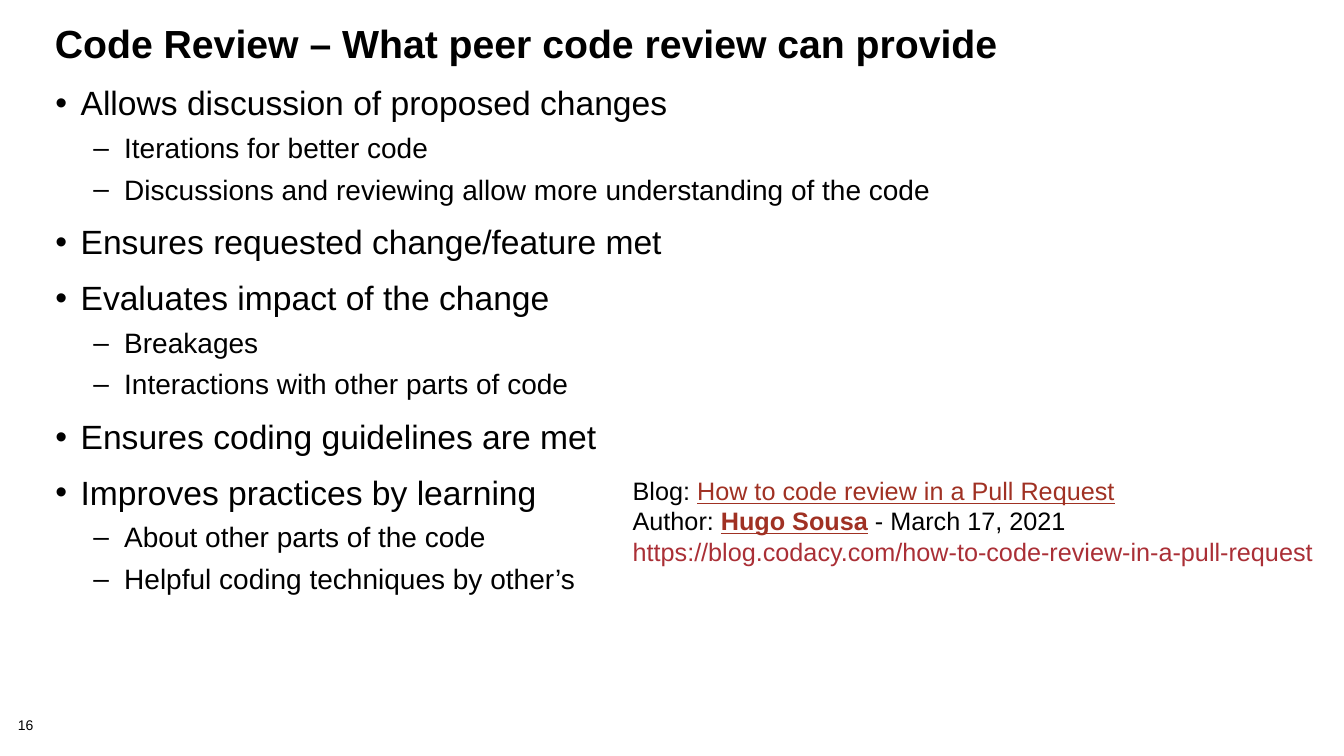
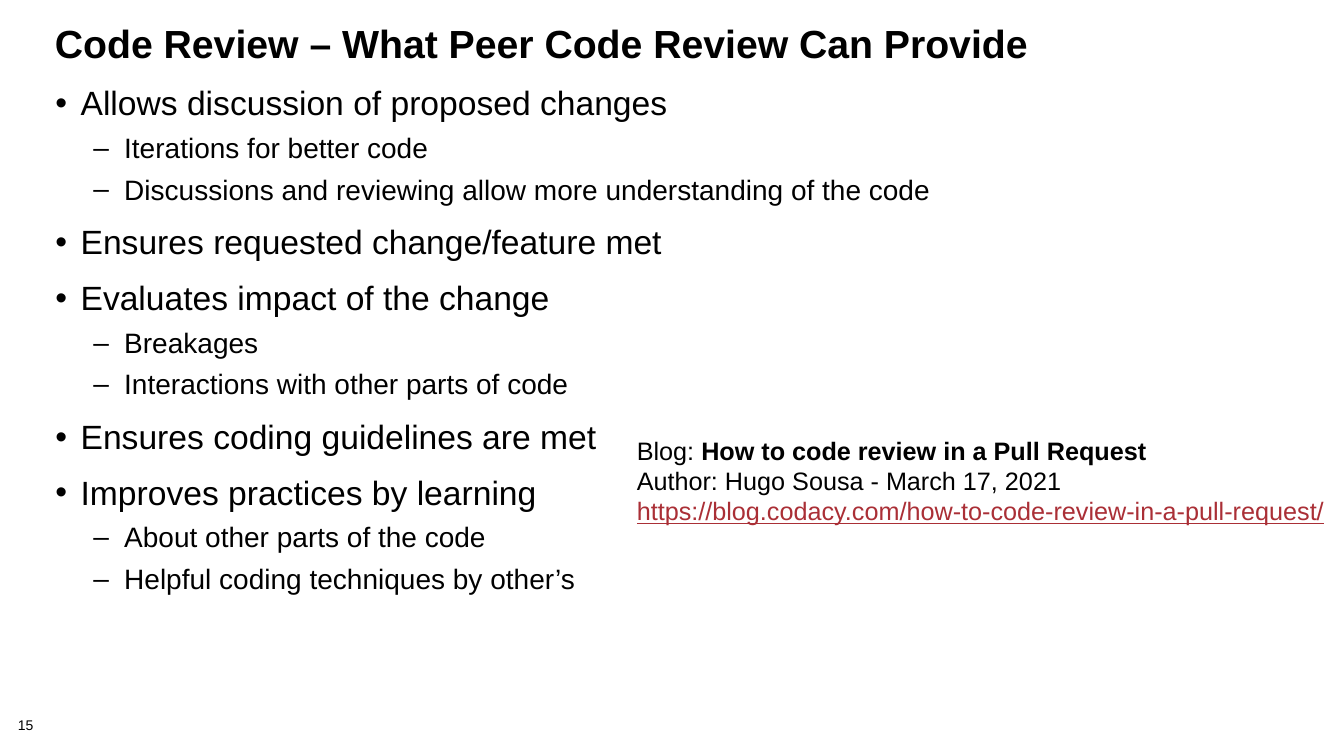
Before and after one commit to bssw-tutorial/presentations, a slide deck: slide 15 of git-workflows.pptx (slide 16 before the commit). Drawn at 1344x756 pixels with LibreOffice and Linux fonts; fonts in the diff are those of the drawing; background and template pictures are left out. Boxes give left, top, right and bottom in pixels: in the first picture for what was removed or moved away, otherwise in the second. Text is boxed around its words. In the diff, an @@ line names an element or a change of style, - is before the commit and + after.

Commit message:
Remove diversity slide and minor edits on code review slides

```diff
--- a/git-workflows.pptx
+++ b/git-workflows.pptx
@@ title at (x1=55, y1=29, x2=1028, y2=59): text changed @@
-Code Review – What peer code review can provide
+Code Review – What Peer Code Review Can Provide
@@ text "Blog: How to code review ..." moved from (x1=633, y1=481, x2=1313, y2=566) to (x1=637, y1=441, x2=1324, y2=526) @@
@@ text at (x1=637, y1=441, x2=1146, y2=496): text colour #A03123 to #000000, underline off in "How to code review in a Pull ...", "Hugo Sousa"; bold on in "How to code review in a Pull ..."; bold off in "Hugo Sousa" @@
@@ text at (x1=637, y1=501, x2=1324, y2=526): text changed @@
-https://blog.codacy.com/how-to-code-review-in-a-pull-request
+https://blog.codacy.com/how-to-code-review-in-a-pull-request/
@@ page number at (x1=18, y1=720, x2=34, y2=730): text changed @@
-16
+15
```
Also in this commit, not shown: 2 other slides changed, 1 slide removed.
